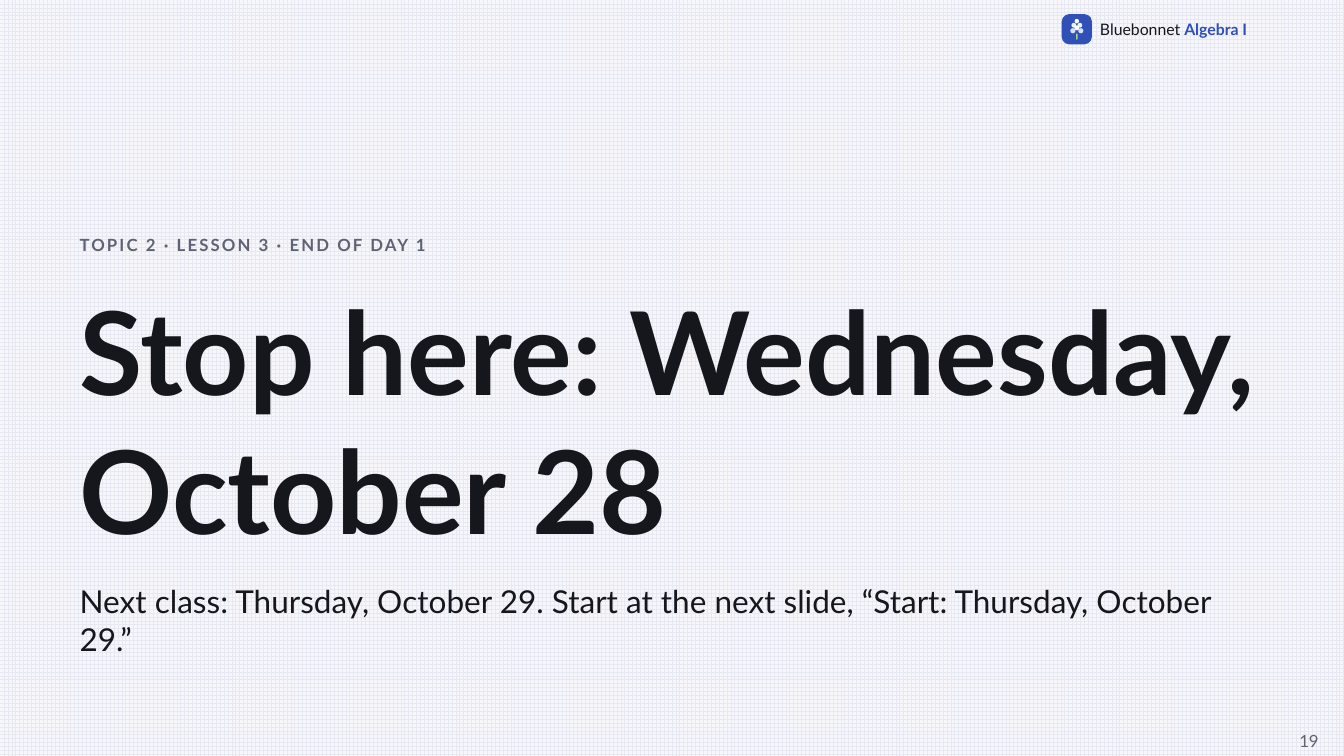
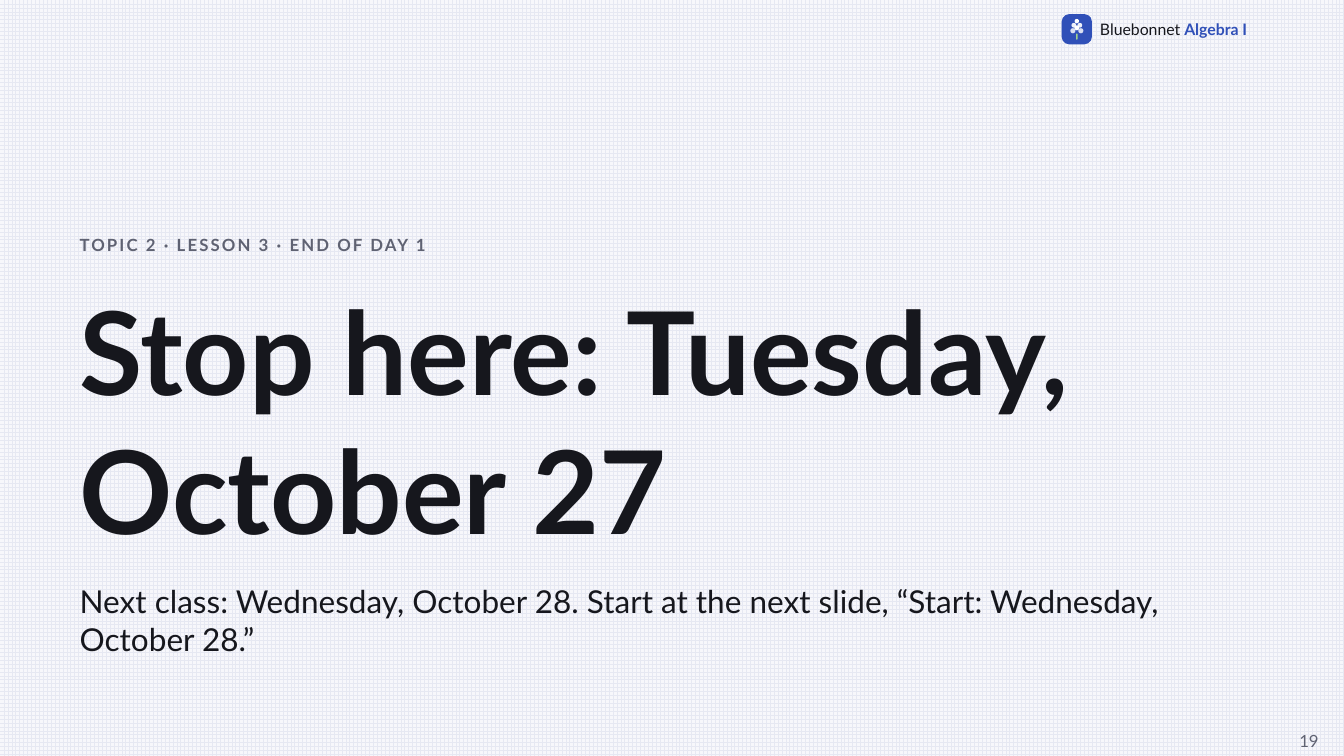
Before and after one commit to Apolloat2022/Algebra1M2U1L4, a slide deck: slide 19 of Section 504/t2-lesson3-perpendicular-slopes-504-catchup.pptx. Drawn at 1344x756 pixels with LibreOffice and Linux fonts; fonts in the diff are those of the drawing. Boxes give left, top, right and bottom in pixels: in the first picture for what was removed or moved away, otherwise in the second. Text is boxed around its words. In the diff, an @@ line names an element or a change of style, - is before the commit and + after.

```diff
--- a/Section 504/t2-lesson3-perpendicular-slopes-504-catchup.pptx
+++ b/Section 504/t2-lesson3-perpendicular-slopes-504-catchup.pptx
@@ text at (80,309,1069,535): text changed @@
-Stop here: Wednesday, October 28
+Stop here: Tuesday, October 27
@@ text at (80,589,1158,652): text changed @@
-Next class: Thursday, October 29. Start at the next slide, “Start: Thursday, October 29.”
+Next class: Wednesday, October 28. Start at the next slide, “Start: Wednesday, October 28.”
```
Also in this commit, not shown: 8 other slides changed, 40 other files.
